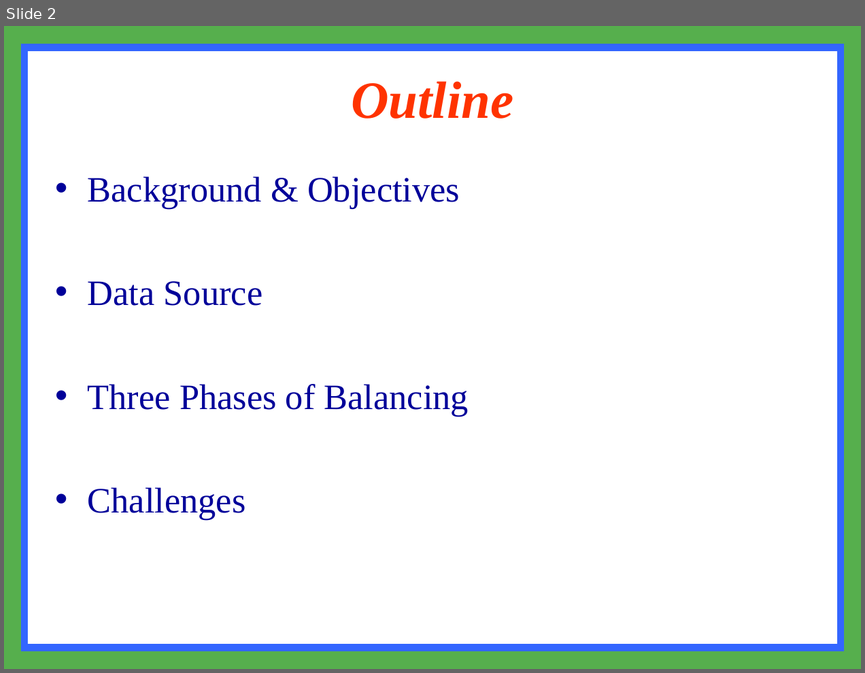
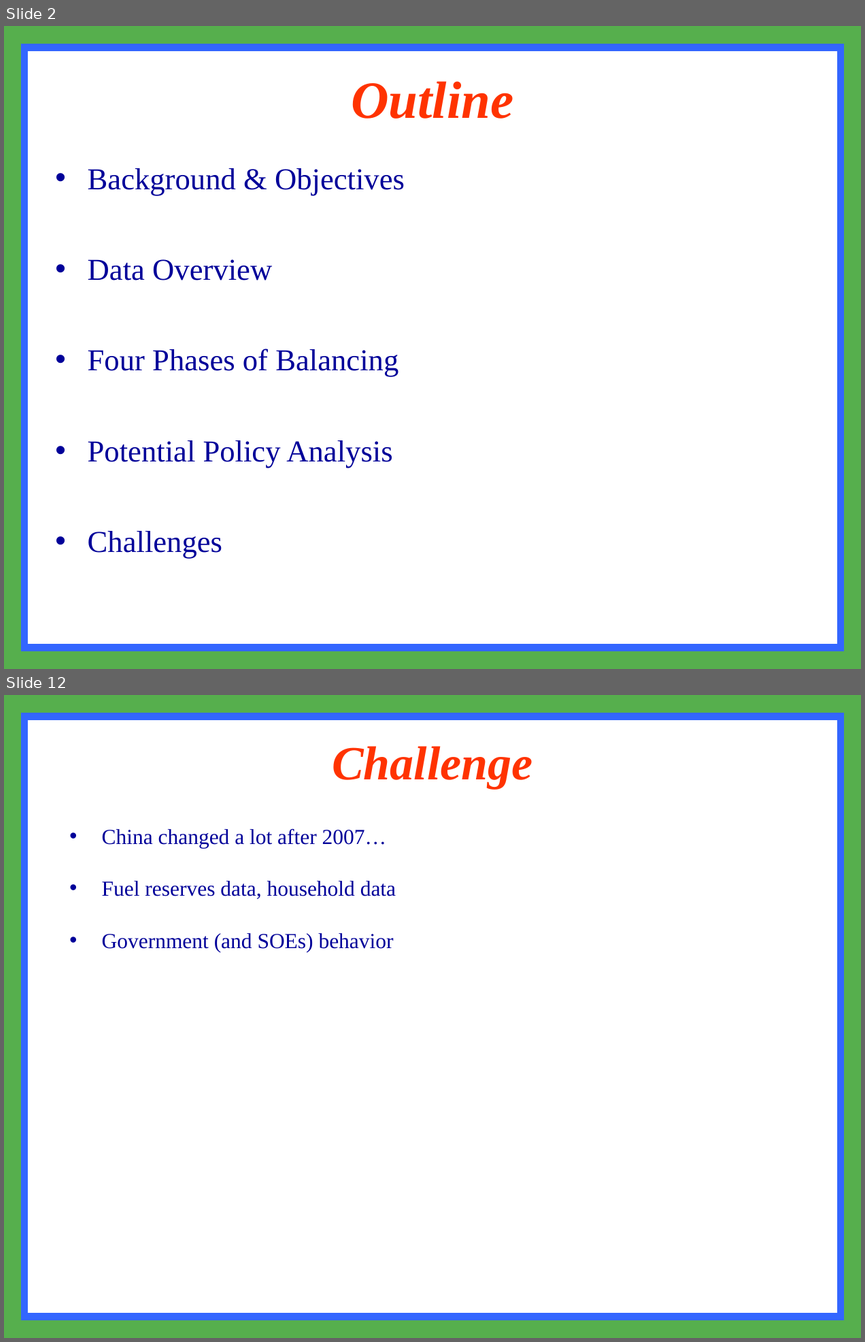
Before and after one commit to zhangda1021/data, a slide deck: data preparation.ppt. Shown one above the other, each under a label of ours: slide 2 before the commit, slides 2 and 12 after it; the slides between them are not shown. The pictures are 865x673 and 865x1342 pixels, drawn with LibreOffice and Linux fonts; fonts in the diff are those of the drawing. Boxes give left, top, right and bottom in pixels: in the first picture for what was removed or moved away, otherwise in the second. Text is boxed around its words. In the diff, an @@ line names an element or a change of style, - is before the commit and + after.

```diff
--- a/data preparation.ppt
+++ b/data preparation.ppt
@@ slide 12 added at bbox=[4, 695, 861, 1338], background #FFFFFF; not listed: 2 template elements that a slide beside it also shows @@
@@ title added at bbox=[332, 746, 532, 788], 40 pt, text #FF3300, bold, italic @@
+Challenge
@@ text added at bbox=[102, 829, 396, 952], 18 pt, text #000099 @@
+• China changed a lot after 2007…
+• Fuel reserves data, household data
+• Government (and SOEs) behavior
@@ slide 2 changed as well @@
@@ text "Background & Objectives": place and size @@
-text "Background & Objectives" at bbox=[88, 176, 469, 520]
+text "Background & Objectives" at bbox=[88, 168, 405, 558]
@@ text at bbox=[88, 168, 405, 558]: size 30 to 25.5 pt in "Background & Objectives", "Challenges" @@
@@ text at bbox=[88, 259, 398, 467]: text changed; size 30 to 25.5 pt @@
-• Data Source
-• Three Phases of Balancing
+• Data Overview
+• Four Phases of Balancing
+• Potential Policy Analysis
```
Also in this commit, not shown: 2 other slides changed, 8 other slides added, 20 slides removed, 4 other files.
